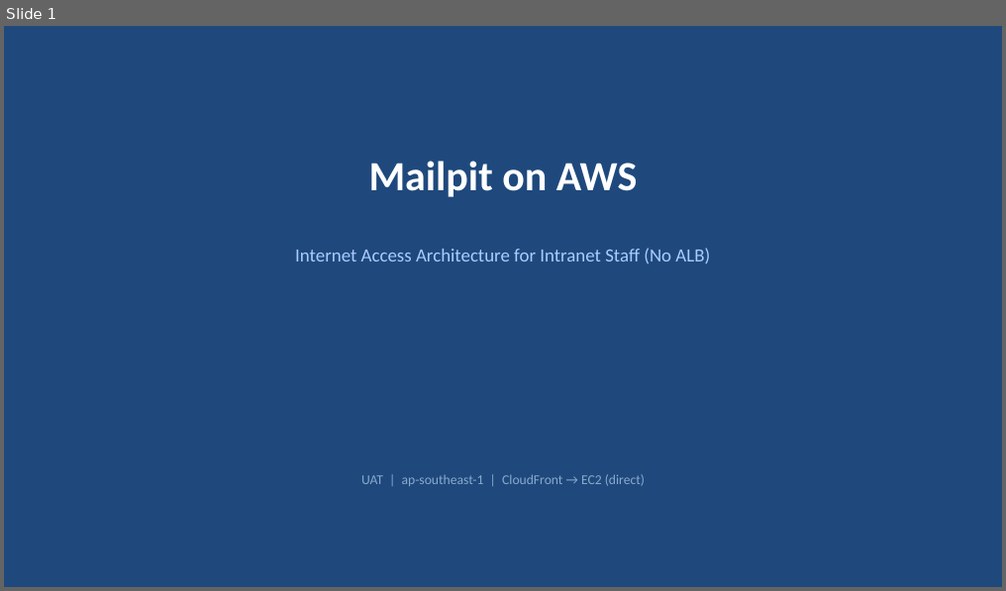
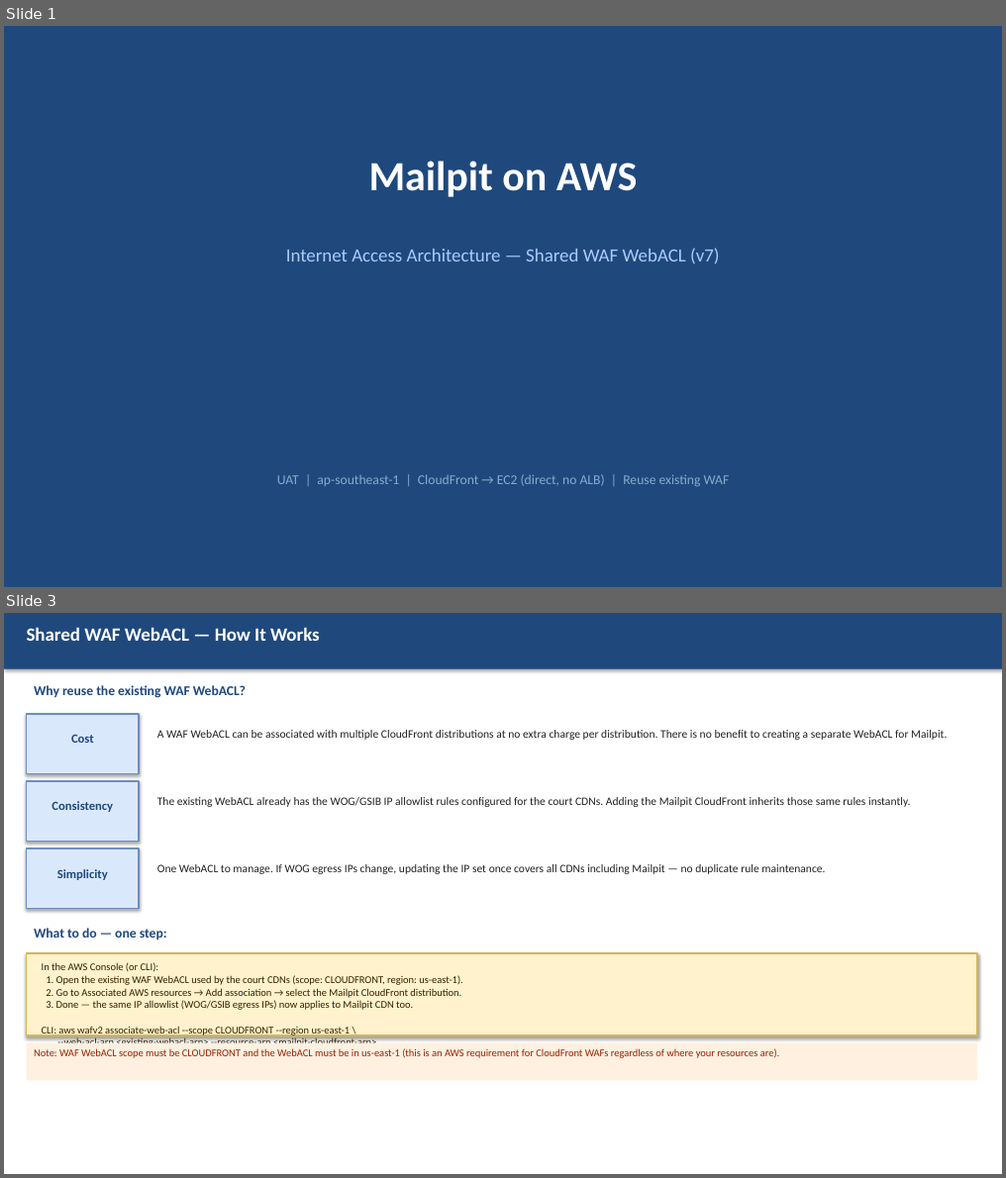
Before and after one commit to kktanws1-cpu/Cloudwatchdashboard, a slide deck: infrastructure/mailpit/Mailpit_Architecture_Update.pptx. Shown one above the other, each under a label of ours: slide 1 before the commit, slides 1 and 3 after it; the slides between them are not shown. The pictures are 1006x591 and 1006x1178 pixels, drawn with LibreOffice and Linux fonts; fonts in the diff are those of the drawing. Boxes give left, top, right and bottom in pixels: in the first picture for what was removed or moved away, otherwise in the second. Text is boxed around its words. In the diff, an @@ line names an element or a change of style, - is before the commit and + after.

```diff
--- a/infrastructure/mailpit/Mailpit_Architecture_Update.pptx
+++ b/infrastructure/mailpit/Mailpit_Architecture_Update.pptx
@@ slide 3 added at (4, 613, 1002, 1174), background #FFFFFF @@
@@ rectangle added at (4, 613, 1002, 669), fill #1F497D @@
@@ text added at (27, 627, 320, 641), 18 pt, text #FFFFFF, bold @@
+Shared WAF WebACL — How It Works
@@ text added at (34, 685, 246, 698), 13 pt, text #1F497D, bold @@
+Why reuse the existing WAF WebACL?
@@ rectangle added at (27, 714, 139, 774), fill #DAE8FC, outline #6C8EBF 1.5 pt @@
@@ text added at (157, 730, 946, 740), 11 pt, text #222222 @@
+A WAF WebACL can be associated with multiple CloudFront distributions at no extra charge per distribution. There is no benefit to creating a separate WebACL for Mailpit.
@@ text added at (71, 734, 94, 743), 12 pt, text #1F497D, bold @@
+Cost
@@ rectangle added at (27, 781, 139, 842), fill #DAE8FC, outline #6C8EBF 1.5 pt @@
@@ text added at (52, 801, 113, 812), 12 pt, text #1F497D, bold @@
+Consistency
@@ text added at (157, 797, 910, 807), 11 pt, text #222222 @@
+The existing WebACL already has the WOG/GSIB IP allowlist rules configured for the court CDNs. Adding the Mailpit CloudFront inherits those same rules instantly.
@@ rectangle added at (27, 849, 139, 909), fill #DAE8FC, outline #6C8EBF 1.5 pt @@
@@ text added at (57, 869, 108, 880), 12 pt, text #1F497D, bold @@
+Simplicity
@@ text added at (157, 864, 825, 874), 11 pt, text #222222 @@
+One WebACL to manage. If WOG egress IPs change, updating the IP set once covers all CDNs including Mailpit — no duplicate rule maintenance.
@@ text added at (34, 928, 167, 940), 13 pt, text #1F497D, bold @@
+What to do — one step:
@@ rectangle added at (27, 954, 977, 1036), fill #FFF2CC, outline #D6B656 1.5 pt @@
@@ text added at (42, 962, 462, 1050), 10 pt, text #332200 @@
+In the AWS Console (or CLI):
+1. Open the existing WAF WebACL used by the court CDNs (scope: CLOUDFRONT, region: us-east-1).
+2. Go to Associated AWS resources → Add association → select the Mailpit CloudFront distribution.
+3. Done — the same IP allowlist (WOG/GSIB egress IPs) now applies to Mailpit CDN too.
+CLI: aws wafv2 associate-web-acl --scope CLOUDFRONT --region us-east-1 \
+--web-acl-arn <existing-webacl-arn> --resource-arn <mailpit-cloudfront-arn>
@@ rectangle added at (27, 1044, 977, 1081), fill #FFF0E0, 10 pt, text #992200 @@
+Note: WAF WebACL scope must be CLOUDFRONT and the WebACL must be in us-east-1 (this is an AWS requirement for CloudFront WAFs regardless of where your resources are).
@@ slide 1 changed as well @@
@@ text at (286, 248, 720, 265): text changed @@
-Internet Access Architecture for Intranet Staff (No ALB)
+Internet Access Architecture — Shared WAF WebACL (v7)
@@ text at (277, 474, 730, 486): text changed @@
-UAT | ap-southeast-1 | CloudFront → EC2 (direct)
+UAT | ap-southeast-1 | CloudFront → EC2 (direct, no ALB) | Reuse existing WAF
```
Also in this commit, not shown: 2 other slides changed, 1 other slide added, 2 slides removed, 1 other file.
